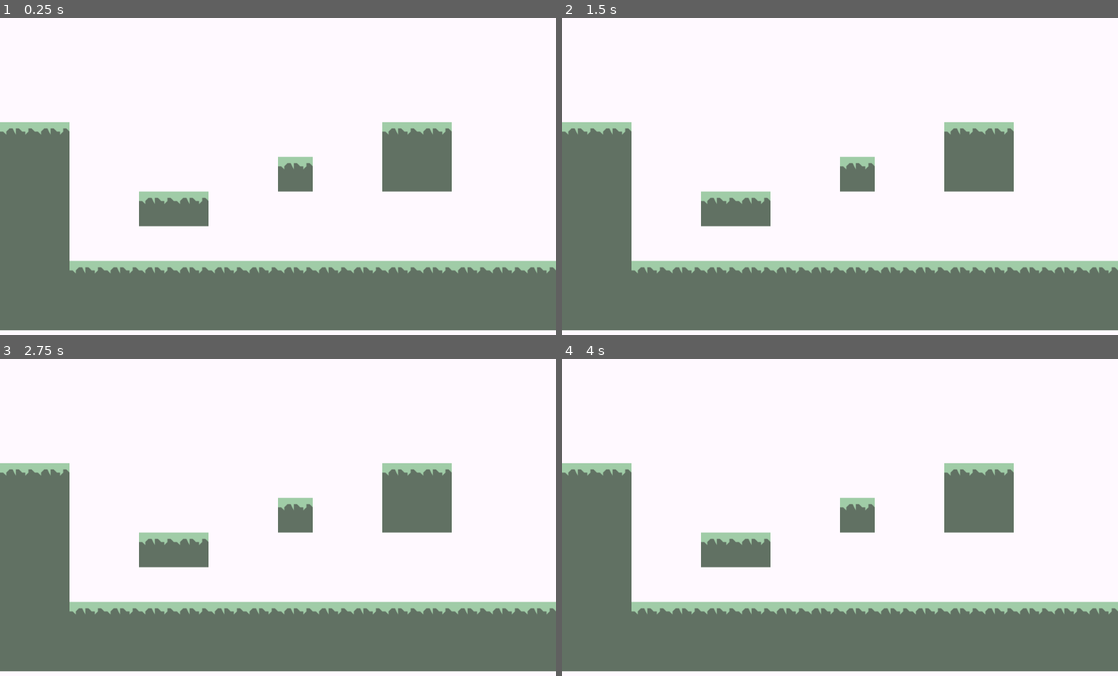
Above: before the commit, frames 1-4 (two rows, left to right).
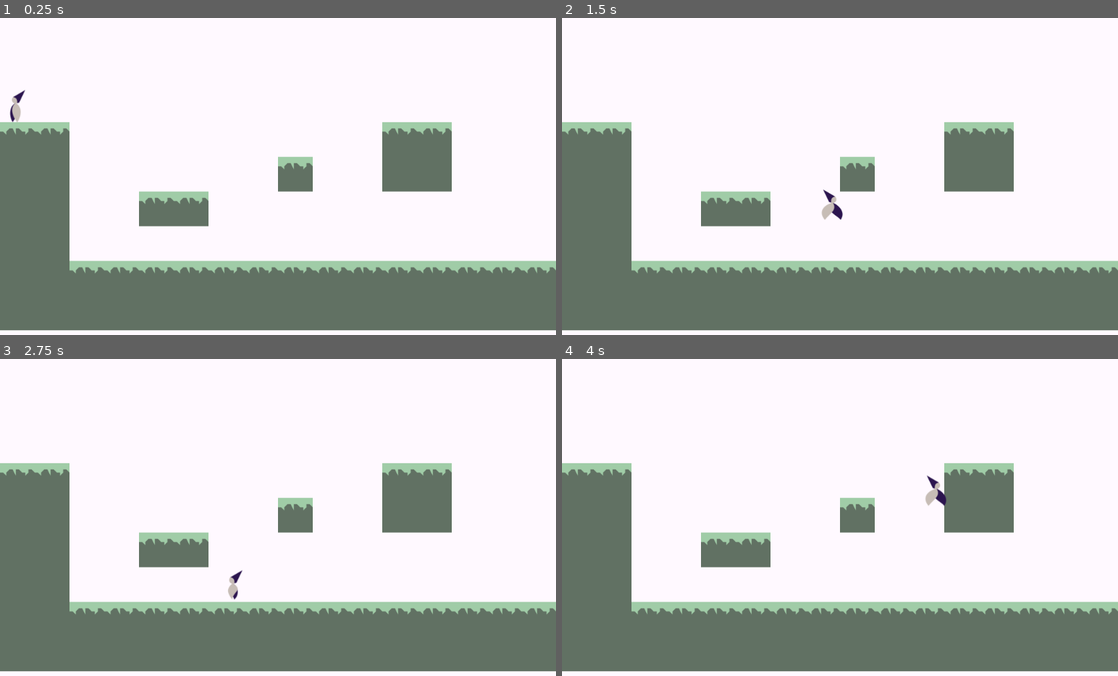
Above: after the commit, the same moments.

Repository: Ballurw/2D-Platformer
Game: Godot game, scene res://scenes/World.tscn
Two runs of this game, one before a commit and one after it. Both use one fixed random seed, a clock stepped at 60 frames per second and the inputs below.
Inputs:
- Up to frame 1 (0.25 s): no input
- Up to frame 2 (1.5 s): tap Enter at 0.5 s; hold Right (move_right) from 0.53 s (still down); tap Space (jump) at 0.6, 0.77, 1.07, 1.35 s
- Up to frame 3 (2.75 s): tap Space (jump) at 1.52, 1.82, 2.1 s; release Right (move_right) at 2.03 s; hold Left (move_left) from 2.03 s (still down)
- Up to frame 4 (4 s): release Left (move_left) at 2.78 s; hold Right (move_right) from 2.78 s (still down); tap Space (jump) at 2.85, 3.02, 3.32, 3.6, 3.77 s

The runs differ from the first frame. In frame 1, 0.1% of the frame differs, in the area x 1-5%, y 22-33%; in frame 2, 0.2%; in frame 3, 0.1%; in frame 4, 0.2%, in the area x 65-70%, y 36-47%.

Commit message:
add player with movement script

Diff:
--- /dev/null
+++ b/characters/Player.gd
@@ -0,0 +1,51 @@
+extends KinematicBody2D
+
+const MOVE_SPEED = 500
+const JUMP_FORCE = 1000
+const GRAVITY = 50
+const MAX_FALL_SPEED = 1000
+
+onready var anim_player = $AnimationPlayer
+onready var sprite = $Sprite
+
+var y_velo = 0
+var facing_right = false
+
+func _physics_process(delta):
+	var move_dir = 0
+	if Input.is_action_pressed("move_right"):
+		move_dir += 1
+	if Input.is_action_pressed("move_left"):
+		move_dir -= 1
+	move_and_slide(Vector2(move_dir * MOVE_SPEED, y_velo), Vector2(0, -1))
+
+	var grounded = is_on_floor()
+	y_velo += GRAVITY
+	if grounded and Input.is_action_just_pressed("jump"):
+		y_velo = -JUMP_FORCE
+	if grounded and y_velo >= 5:
+		y_velo = 5
+	if y_velo > MAX_FALL_SPEED:
+		y_velo = MAX_FALL_SPEED
+
+	if facing_right and move_dir < 0:
+		flip()
+	if !facing_right and move_dir > 0:
+		flip()
+
+	if grounded:
+		if move_dir == 0:
+			play_anim("idle")
+		else:
+			play_anim("walk")
+	else:
+		play_anim("jump")
+
+func flip():
+	facing_right = !facing_right
+	sprite.flip_h = !sprite.flip_h
+
+func play_anim(anim_name):
+	if anim_player.is_playing() and anim_player.current_animation == anim_name:
+		return
+	anim_player.play(anim_name)
--- /dev/null
+++ b/characters/Player.tscn
@@ -0,0 +1,77 @@
+[gd_scene load_steps=8 format=2]
+
+[ext_resource path="res://assets/character.png" type="Texture" id=1]
+[ext_resource path="res://characters/Player.gd" type="Script" id=2]
+
+[sub_resource type="RectangleShape2D" id=1]
+extents = Vector2( 10, 24 )
+
+[sub_resource type="CircleShape2D" id=2]
+
+[sub_resource type="Animation" id=3]
+resource_name = "idle"
+tracks/0/type = "value"
+tracks/0/path = NodePath("Sprite:region_rect")
+tracks/0/interp = 1
+tracks/0/loop_wrap = true
+tracks/0/imported = false
+tracks/0/enabled = true
+tracks/0/keys = {
+"times": PoolRealArray( 0 ),
+"transitions": PoolRealArray( 1 ),
+"update": 0,
+"values": [ Rect2( 0, 64, 64, 64 ) ]
+}
+
+[sub_resource type="Animation" id=4]
+resource_name = "jump"
+tracks/0/type = "value"
+tracks/0/path = NodePath("Sprite:region_rect")
+tracks/0/interp = 1
+tracks/0/loop_wrap = true
+tracks/0/imported = false
+tracks/0/enabled = true
+tracks/0/keys = {
+"times": PoolRealArray( 0 ),
+"transitions": PoolRealArray( 1 ),
+"update": 0,
+"values": [ Rect2( 64, 64, 64, 64 ) ]
+}
+
+[sub_resource type="Animation" id=5]
+resource_name = "walk"
+length = 0.4
+loop = true
+tracks/0/type = "value"
+tracks/0/path = NodePath("Sprite:region_rect")
+tracks/0/interp = 1
+tracks/0/loop_wrap = true
+tracks/0/imported = false
+tracks/0/enabled = true
+tracks/0/keys = {
+"times": PoolRealArray( 0, 0.1, 0.2, 0.3 ),
+"transitions": PoolRealArray( 1, 1, 1, 1 ),
+"update": 1,
+"values": [ Rect2( 0, 0, 64, 64 ), Rect2( 64, 0, 64, 64 ), Rect2( 128, 0, 64, 64 ), Rect2( 64, 0, 64, 64 ) ]
+}
+
+[node name="Player" type="KinematicBody2D"]
+script = ExtResource( 2 )
+
+[node name="CollisionShape2D" type="CollisionShape2D" parent="."]
+shape = SubResource( 1 )
+
+[node name="CollisionShape2D2" type="CollisionShape2D" parent="."]
+position = Vector2( 0, 14.8894 )
+shape = SubResource( 2 )
+
+[node name="Sprite" type="Sprite" parent="."]
+position = Vector2( -1.84619, -7.36111 )
+texture = ExtResource( 1 )
+region_enabled = true
+region_rect = Rect2( 64, 64, 64, 64 )
+
+[node name="AnimationPlayer" type="AnimationPlayer" parent="."]
+anims/idle = SubResource( 3 )
+anims/jump = SubResource( 4 )
+anims/walk = SubResource( 5 )
--- a/scenes/World.tscn
+++ b/scenes/World.tscn
@@ -1,6 +1,7 @@
-[gd_scene load_steps=2 format=2]
+[gd_scene load_steps=3 format=2]
 
 [ext_resource path="res://assets/tiles.tres" type="TileSet" id=1]
+[ext_resource path="res://characters/Player.tscn" type="PackedScene" id=2]
 
 [node name="World" type="Node2D"]
 
@@ -8,3 +9,6 @@
 tile_set = ExtResource( 1 )
 format = 1
 tile_data = PoolIntArray( 196608, 0, 0, 196609, 0, 0, 196619, 0, 0, 196620, 0, 0, 262144, 1, 0, 262145, 1, 0, 262152, 0 …(565 unchanged characters)…
+
+[node name="Player" parent="." instance=ExtResource( 2 )]
+position = Vector2( 28, 135 )
